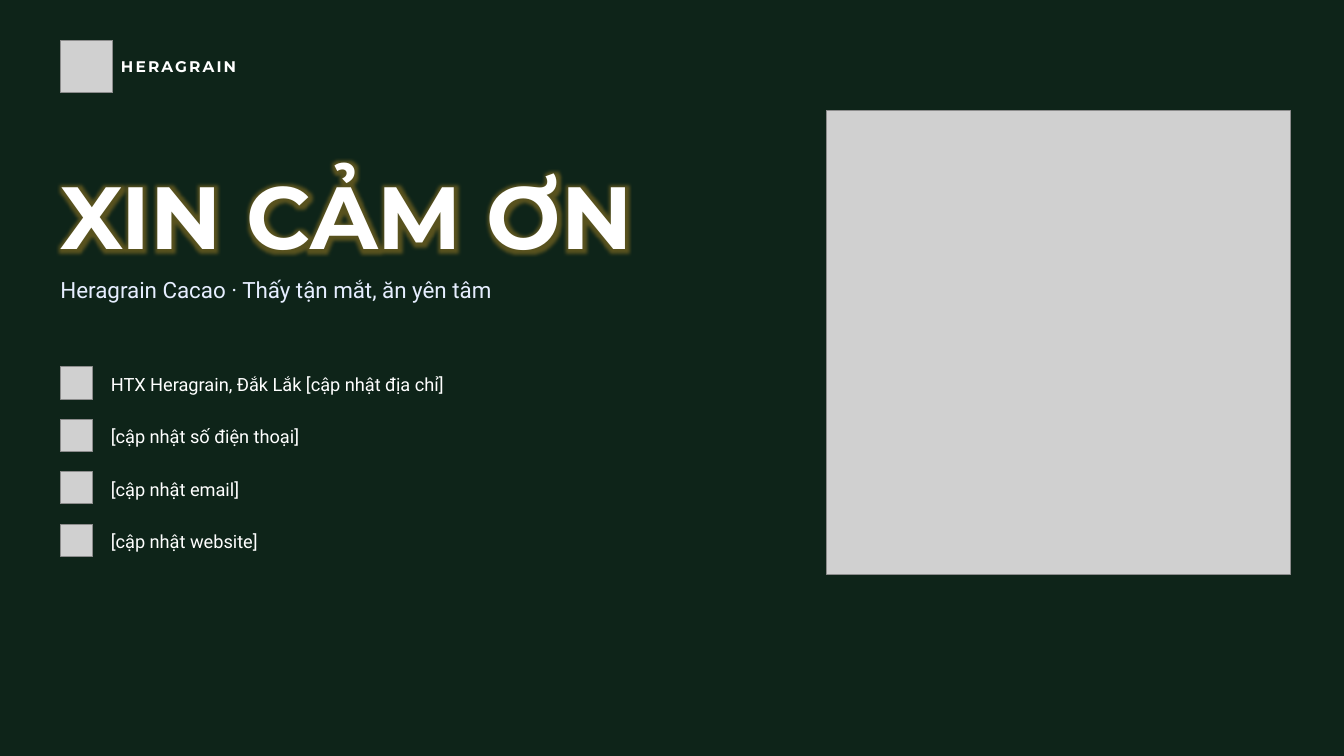
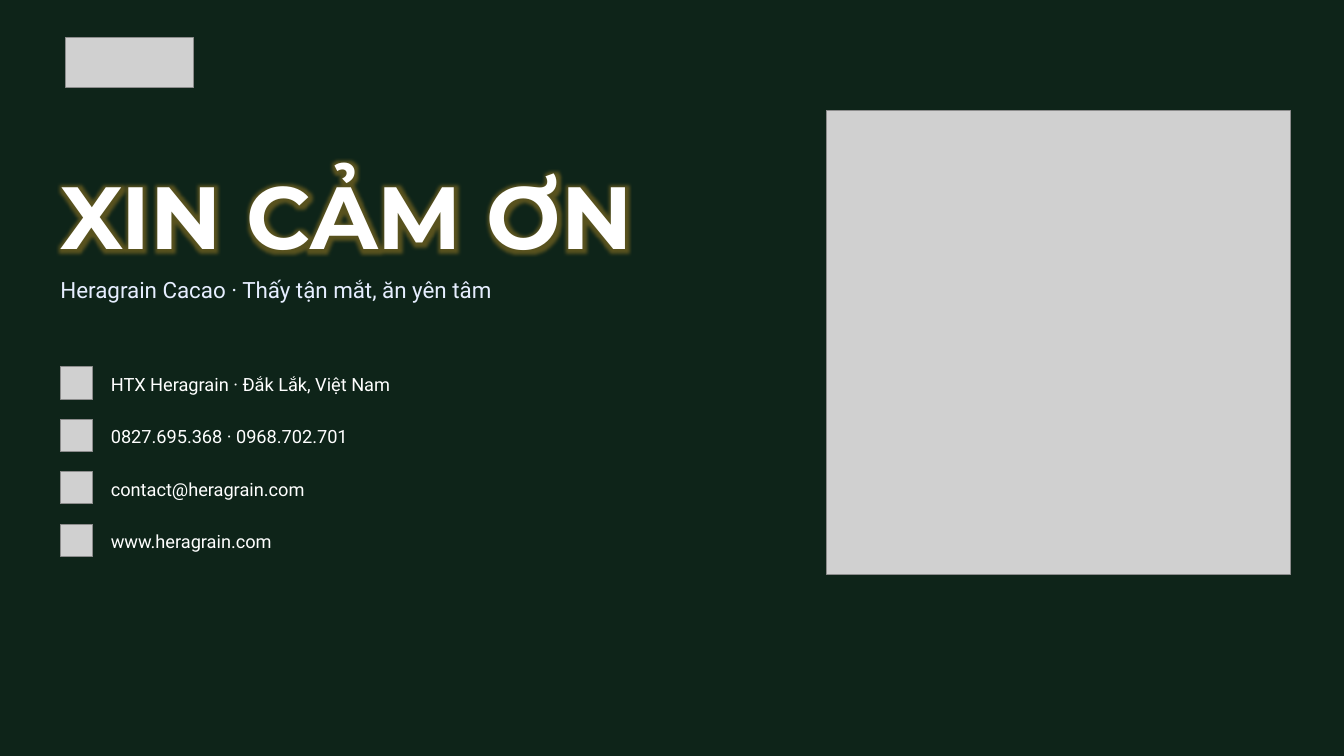
Before and after one commit to dakojsc-maker/ATL--DAKO, a slide deck: slide 29 of heragrain-cacao/2-tong-quan-bo-may/Heragrain-Cacao_Tong-quan-bo-may-quy-trinh-chung-nhan.pptx (slide 27 before the commit). Drawn at 1344x756 pixels with LibreOffice and Linux fonts; fonts in the diff are those of the drawing; grey boxes stand for pictures; background and template pictures are left out. Boxes give left, top, right and bottom in pixels: in the first picture for what was removed or moved away, otherwise in the second. Text is boxed around its words. In the diff, an @@ line names an element or a change of style, - is before the commit and + after.

```diff
--- a/heragrain-cacao/2-tong-quan-bo-may/Heragrain-Cacao_Tong-quan-bo-may-quy-trinh-chung-nhan.pptx
+++ b/heragrain-cacao/2-tong-quan-bo-may/Heragrain-Cacao_Tong-quan-bo-may-quy-trinh-chung-nhan.pptx
@@ picture resized from (x1=60, y1=40, x2=113, y2=93) to (x1=66, y1=37, x2=193, y2=88) @@
@@ text removed at (x1=121, y1=61, x2=236, y2=72) @@
-HERAGRAIN
@@ text at (x1=111, y1=376, x2=390, y2=395): text changed @@
-HTX Heragrain, Đắk Lắk [cập nhật địa chỉ]
+HTX Heragrain · Đắk Lắk, Việt Nam
@@ text at (x1=111, y1=430, x2=348, y2=443): text changed @@
-[cập nhật số điện thoại]
+0827.695.368 · 0968.702.701
@@ text at (x1=111, y1=482, x2=305, y2=500): text changed @@
-[cập nhật email]
+contact@heragrain.com
@@ text at (x1=111, y1=534, x2=272, y2=552): text changed @@
-[cập nhật website]
+www.heragrain.com
```
Also in this commit, not shown: 26 other slides changed, 2 slides added, 32 other files.
